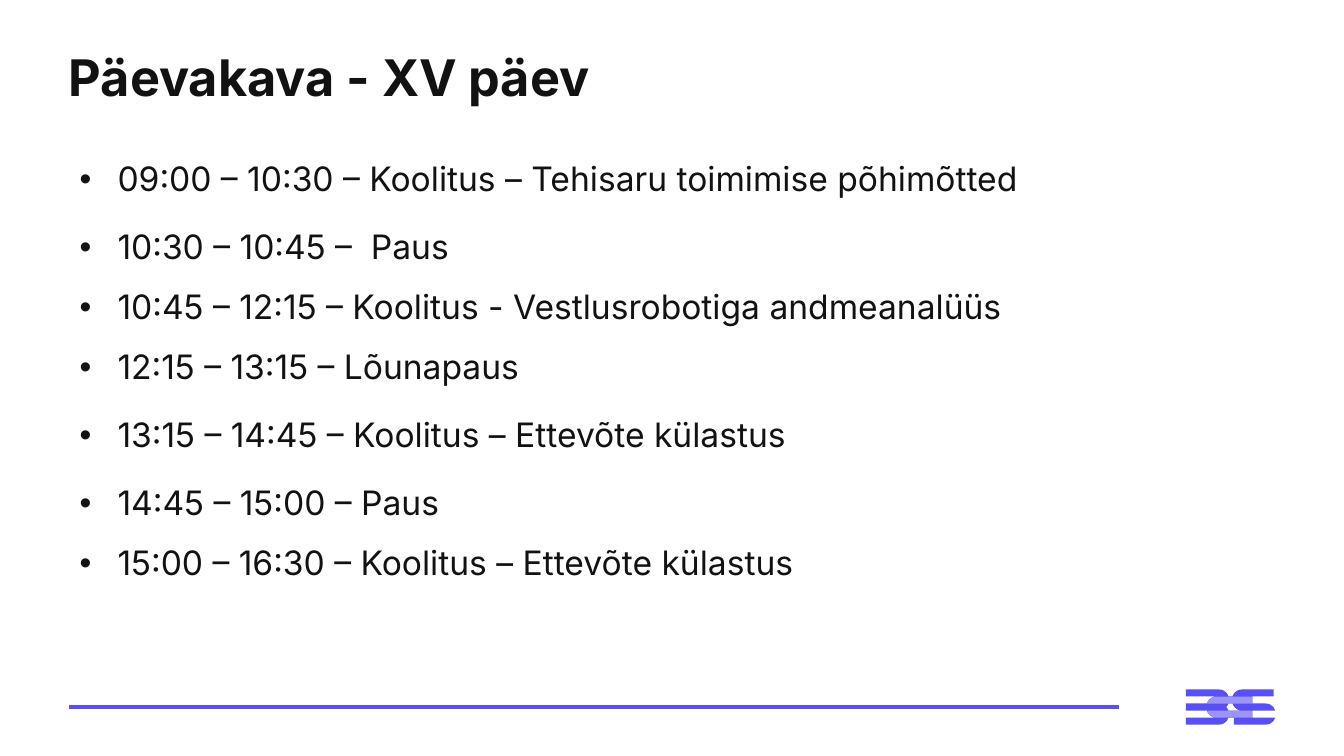
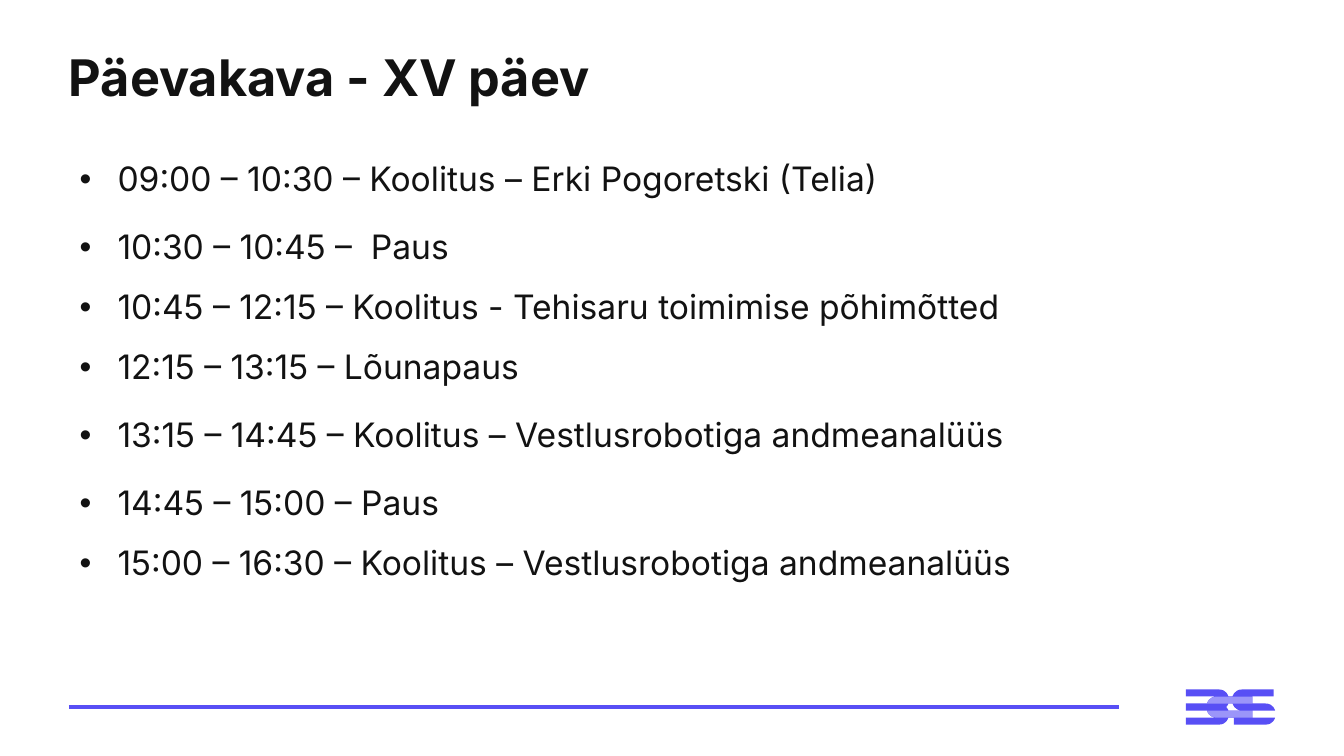
Before and after one commit to virverani/andmetarkus_2026_kevad, a slide deck: slide 2 of Day15/15-paev-andmetarkus-esitlus.pptx. Drawn at 1344x756 pixels with LibreOffice and Linux fonts; fonts in the diff are those of the drawing. Boxes give left, top, right and bottom in pixels: in the first picture for what was removed or moved away, otherwise in the second. Text is boxed around its words. In the diff, an @@ line names an element or a change of style, - is before the commit and + after.

```diff
--- a/Day15/15-paev-andmetarkus-esitlus.pptx
+++ b/Day15/15-paev-andmetarkus-esitlus.pptx
@@ table at [69, 140, 1284, 592] @@
-row 1, column 1: 09:00 – 10:30 – Koolitus – Tehisaru toimimise põhimõtted
+row 1, column 1: 09:00 – 10:30 – Koolitus – Erki Pogoretski (Telia)
-row 3, column 1: 10:45 – 12:15 – Koolitus - Vestlusrobotiga andmeanalüüs
+row 3, column 1: 10:45 – 12:15 – Koolitus - Tehisaru toimimise põhimõtted
-row 5, column 1: 13:15 – 14:45 – Koolitus – Ettevõte külastus
+row 5, column 1: 13:15 – 14:45 – Koolitus – Vestlusrobotiga andmeanalüüs
-row 7, column 1: 15:00 – 16:30 – Koolitus – Ettevõte külastus
+row 7, column 1: 15:00 – 16:30 – Koolitus – Vestlusrobotiga andmeanalüüs
```
Also in this commit, not shown: 3 other slides changed, 1 slide added, 12 other files.
